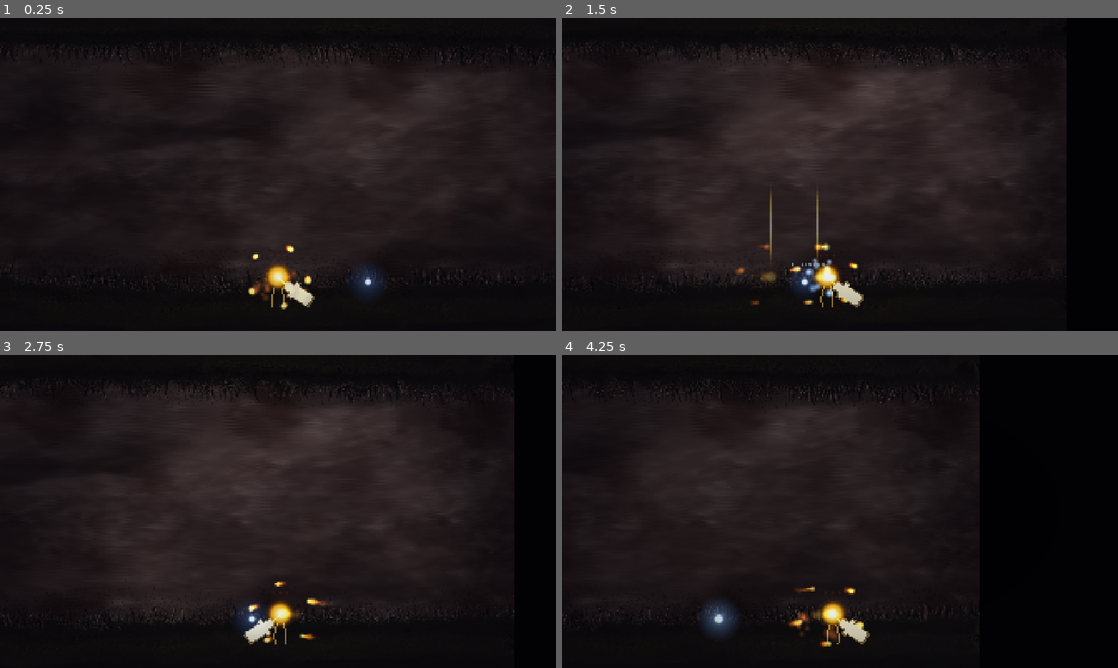
Above: before the commit, frames 1-4 (two rows, left to right).
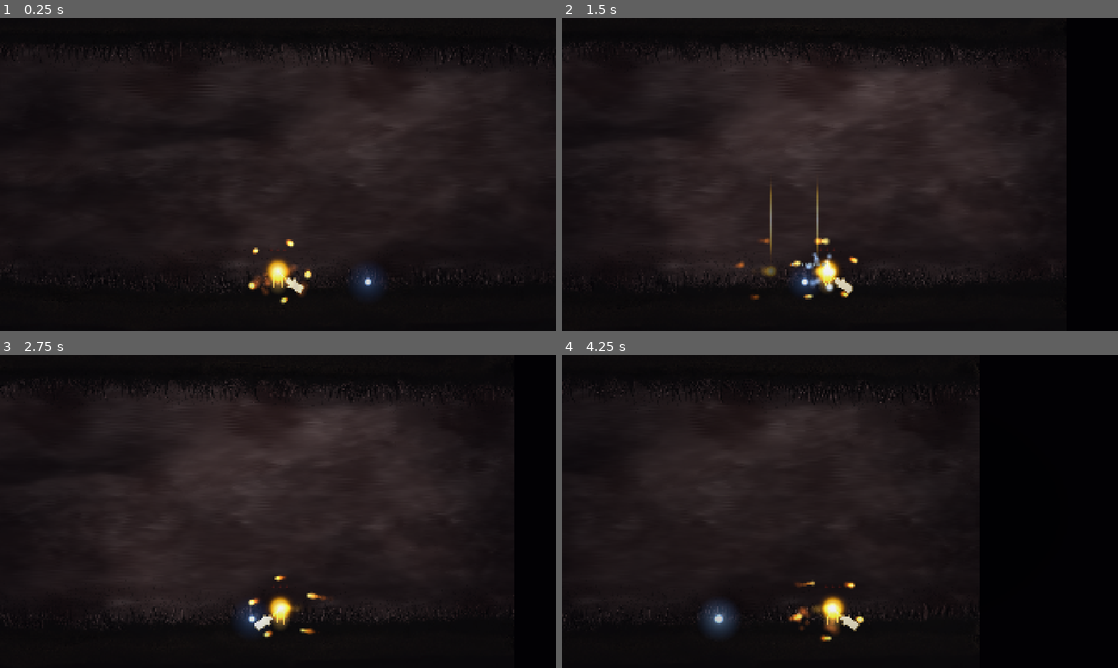
Above: after the commit, the same moments.

Repository: Ito-x/Zell
Game: Godot game, scene res://scenes/world/LesYeux.tscn
The game is run twice, just before and just after one commit, with the same random seed, the same clock (stepped at 60 frames per second) and the same inputs.
Inputs (mouse positions are in pixels of both pictures, inside the frame that each line leads up to):
- Up to frame 1 (0.25 s): no input
- Up to frame 2 (1.5 s): tap Enter at 0.5 s; move the mouse to (962, 158) at 0.52 s; hold D (move_right) from 0.53 s (still down); click (962, 158) at 0.6 s; tap Space (jump) at 0.77 s; move the mouse to (728, 190) at 1.27 s; right-click (728, 190) at 1.35 s
- Up to frame 3 (2.75 s): tap Space (jump) at 1.52 s; move the mouse to (333, 442) at 2.02 s; release D (move_right) at 2.03 s; hold A (move_left) from 2.03 s (still down); tap F (impulsion) at 2.1 s
- Up to frame 4 (4.25 s): move the mouse to (812, 574) at 2.77 s; release A (move_left) at 2.78 s; hold D (move_right) from 2.78 s (still down); tap E (interact) at 2.85 s; tap Space (jump) at 3.02, 3.77 s; move the mouse to (1006, 558) at 3.52 s; hold S (look_down) from 3.53 s (still down)

The runs differ from the first frame. In frame 1, 1.0% of the frame differs, in the area x 44-57%, y 70-94%; in frame 2, 1.4%, in the area x 31-55%, y 54-93%; in frame 3, 1.0%; in frame 4, 1.2%.

Commit message:
feat(Zell): jambes baton (animees marche) + attache fondue + epee 0.5
- jambes courtes verticales ecartees (longueur /2), haut fondu dans l'orbe
  (additif) => jonction invisible, plantees dans l'herbe
- ZellLegs.gd: cycle de marche (pointes balancent en opposition au sol,
  repos = batons verticaux)
- HipGlow: aura qui descend sur l'attache
- epee AttackPivot scale 0.5
- camera Y verrouillee + zoom 1.15 (sol+plafond, pas de bloc noir)
- fog plus fluide (warp 1.9, contraste adouci)
- Zell x2 + positionne pour poser les jambes dans l'herbe
- verifie: import OK + capture/crop

Co-Authored-By: Claude Opus 4.7 <noreply@anthropic.com>

Diff:
--- a/scenes/player/Player.tscn
+++ b/scenes/player/Player.tscn
@@ -1,10 +1,11 @@
-[gd_scene load_steps=31 format=3]
+[gd_scene load_steps=32 format=3]
 
 [ext_resource type="Script" path="res://scenes/player/Player.gd" id="1_player"]
 [ext_resource type="AudioStream" path="res://assets/audio/player/Jump.wav" id="2_jump"]
 [ext_resource type="AudioStream" path="res://assets/audio/player/Atterrissage.wav" id="3_land"]
 [ext_resource type="Script" path="res://scenes/player/PlayerCamera.gd" id="4_camera"]
 [ext_resource type="AudioStream" path="res://assets/audio/player/test 2 marche.wav" id="5_walk"]
+[ext_resource type="Script" path="res://scenes/player/ZellLegs.gd" id="6_legs"]
 
 [sub_resource type="CircleShape2D" id="CircleShape2D_player"]
 radius = 14.0
@@ -271,28 +272,36 @@
 end_cap_mode = 2
 material = SubResource("CanvasItemMaterial_add")
 
-[node name="LegLeft" type="Line2D" parent="."]
-points = PackedVector2Array(-5, 16, -9, 31, -8, 45)
+[node name="Legs" type="Node2D" parent="."]
+script = ExtResource("6_legs")
+
+[node name="LegLeft" type="Line2D" parent="Legs"]
+points = PackedVector2Array(-6, 4, -6, 24)
 width = 2.5
 default_color = Color(1.0, 0.78, 0.32, 0.6)
-joint_mode = 2
-begin_cap_mode = 2
-end_cap_mode = 2
-material = SubResource("CanvasItemMaterial_add")
-
-[node name="LegRight" type="Line2D" parent="."]
-points = PackedVector2Array(5, 16, 9, 31, 8, 45)
+begin_cap_mode = 0
+end_cap_mode = 0
+material = SubResource("CanvasItemMaterial_add")
+
+[node name="LegRight" type="Line2D" parent="Legs"]
+points = PackedVector2Array(6, 4, 6, 24)
 width = 2.5
 default_color = Color(1.0, 0.78, 0.32, 0.6)
-joint_mode = 2
-begin_cap_mode = 2
-end_cap_mode = 2
-material = SubResource("CanvasItemMaterial_add")
+begin_cap_mode = 0
+end_cap_mode = 0
+material = SubResource("CanvasItemMaterial_add")
+
+[node name="HipGlow" type="Sprite2D" parent="."]
+position = Vector2(0, 14)
+scale = Vector2(1.05, 1.4)
+modulate = Color(1.0, 0.78, 0.32, 0.6)
+material = SubResource("CanvasItemMaterial_add")
+texture = SubResource("GradientTexture2D_soft")
 
 [node name="AttackPivot" type="Node2D" parent="."]
 position = Vector2(15, 14)
 rotation = 0.6
-scale = Vector2(0.8, 0.8)
+scale = Vector2(0.5, 0.5)
 
 [node name="SwordGlow" type="Polygon2D" parent="AttackPivot"]
 modulate = Color(1.0, 0.85, 0.45, 0.4)
--- /dev/null
+++ b/scenes/player/ZellLegs.gd
@@ -0,0 +1,37 @@
+extends Node2D
+## Anime les jambes-bâton de Zell : repos quand il est immobile, petit cycle de
+## marche (la pointe de chaque jambe balance + se lève) quand il se déplace au sol.
+## Seule la POINTE bouge ; la hanche reste accrochée à l'orbe (attache fluide).
+
+@onready var _leg_left: Line2D = $LegLeft
+@onready var _leg_right: Line2D = $LegRight
+@onready var _body: CharacterBody2D = get_parent() as CharacterBody2D
+
+const WALK_SPEED := 11.0   # vitesse du cycle de marche
+const SWING := 3.5         # amplitude horizontale de la pointe (local)
+const LIFT := 3.0          # levée verticale quand la jambe avance (local)
+const BLEND_SPEED := 12.0  # lissage marche <-> repos
+
+var _ll_tip: Vector2
+var _lr_tip: Vector2
+var _phase := 0.0
+var _move := 0.0           # 0 = repos, 1 = marche
+
+func _ready() -> void:
+	_ll_tip = _leg_left.get_point_position(1)
+	_lr_tip = _leg_right.get_point_position(1)
+
+func _process(delta: float) -> void:
+	var moving := false
+	if _body != null:
+		moving = absf(_body.velocity.x) > 15.0 and _body.is_on_floor()
+
+	_move = lerpf(_move, 1.0 if moving else 0.0, clampf(delta * BLEND_SPEED, 0.0, 1.0))
+	if moving:
+		_phase += delta * WALK_SPEED
+
+	# Jambes en opposition de phase (l'une avance pendant que l'autre recule).
+	var sl := sin(_phase) * _move
+	var sr := sin(_phase + PI) * _move
+	_leg_left.set_point_position(1, _ll_tip + Vector2(sl * SWING, -maxf(sl, 0.0) * LIFT))
+	_leg_right.set_point_position(1, _lr_tip + Vector2(sr * SWING, -maxf(sr, 0.0) * LIFT))
--- a/scenes/world/LesYeux.tscn
+++ b/scenes/world/LesYeux.tscn
@@ -64,7 +64,7 @@
 player_path = NodePath("../Player")
 
 [node name="Sol" type="StaticBody2D" parent="."]
-position = Vector2(0, 485)
+position = Vector2(0, 468)
 
 [node name="CollisionShape2D" type="CollisionShape2D" parent="Sol"]
 shape = SubResource("Shape_sol")
@@ -76,7 +76,7 @@
 shape = SubResource("Shape_plafond")
 
 [node name="Player" parent="." instance=ExtResource("1_player")]
-position = Vector2(0, 357)
+position = Vector2(0, 340)
 scale = Vector2(2, 2)
 
 [node name="Camera2D" parent="Player"]
Not shown, added: scenes/player/ZellLegs.gd.uid
